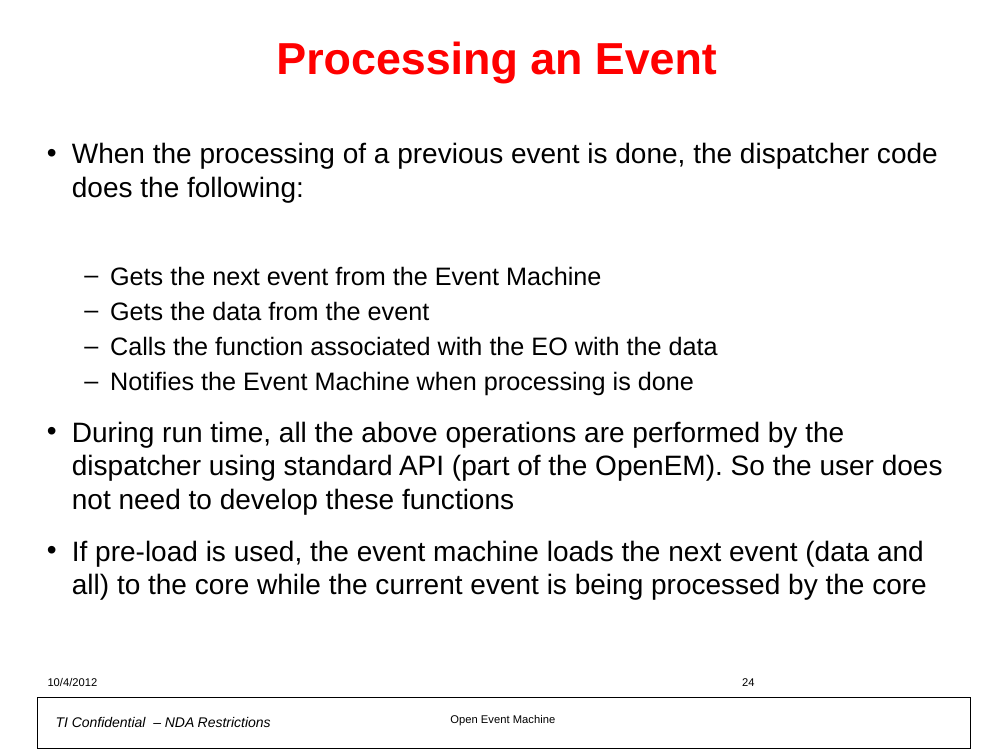
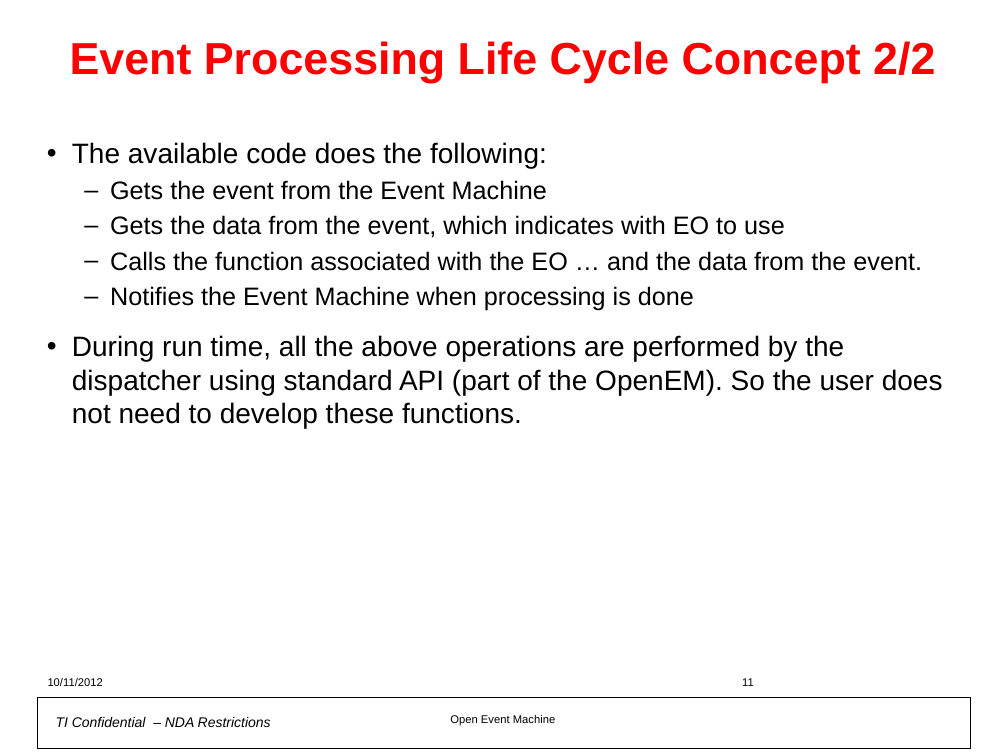
Before and after one commit to hari1989/keystone-workshop, a slide deck: slide 11 of preliminary/Open Event Machine.pptx (slide 24 before the commit). Drawn at 1008x756 pixels with LibreOffice and Linux fonts; fonts in the diff are those of the drawing; background and template pictures are left out. Boxes give left, top, right and bottom in pixels: in the first picture for what was removed or moved away, otherwise in the second. Text is boxed around its words. In the diff, an @@ line names an element or a change of style, - is before the commit and + after.

```diff
--- a/preliminary/Open Event Machine.pptx
+++ b/preliminary/Open Event Machine.pptx
@@ title at (70,41,935,83): text changed @@
-Processing an Event
+Event Processing Life Cycle Concept 2/2
@@ text at (72,142,922,271): text changed @@
-• When the processing of a previous event is done, the dispatcher code does the following:
-  – Gets the next event from the Event Machine
-  – Gets the data from the event
-  – Calls the function associated with the EO with the data
+• The available code does the following:
+  – Gets the event from the Event Machine
+  – Gets the data from the event, which indicates with EO to use
+  – Calls the function associated with the EO … and the data from the event.
@@ text at (72,335,943,429): text changed @@
-• During run time, all the above operations are performed by the dispatcher using standard API (part of the OpenEM). So the user does not need to develop these functions
-• If pre-load is used, the event machine loads the next event (data and all) to the core while the current event is being processed by the core
+• During run time, all the above operations are performed by the dispatcher using standard API (part of the OpenEM). So the user does not need to develop these functions.
@@ text at (48,678,103,686): text changed @@
-10/4/2012
+10/11/2012
@@ page number at (742,678,754,686): text changed @@
-24
+11
```
Also in this commit, not shown: 43 other slides changed, 7 slides added, 6 slides removed.
